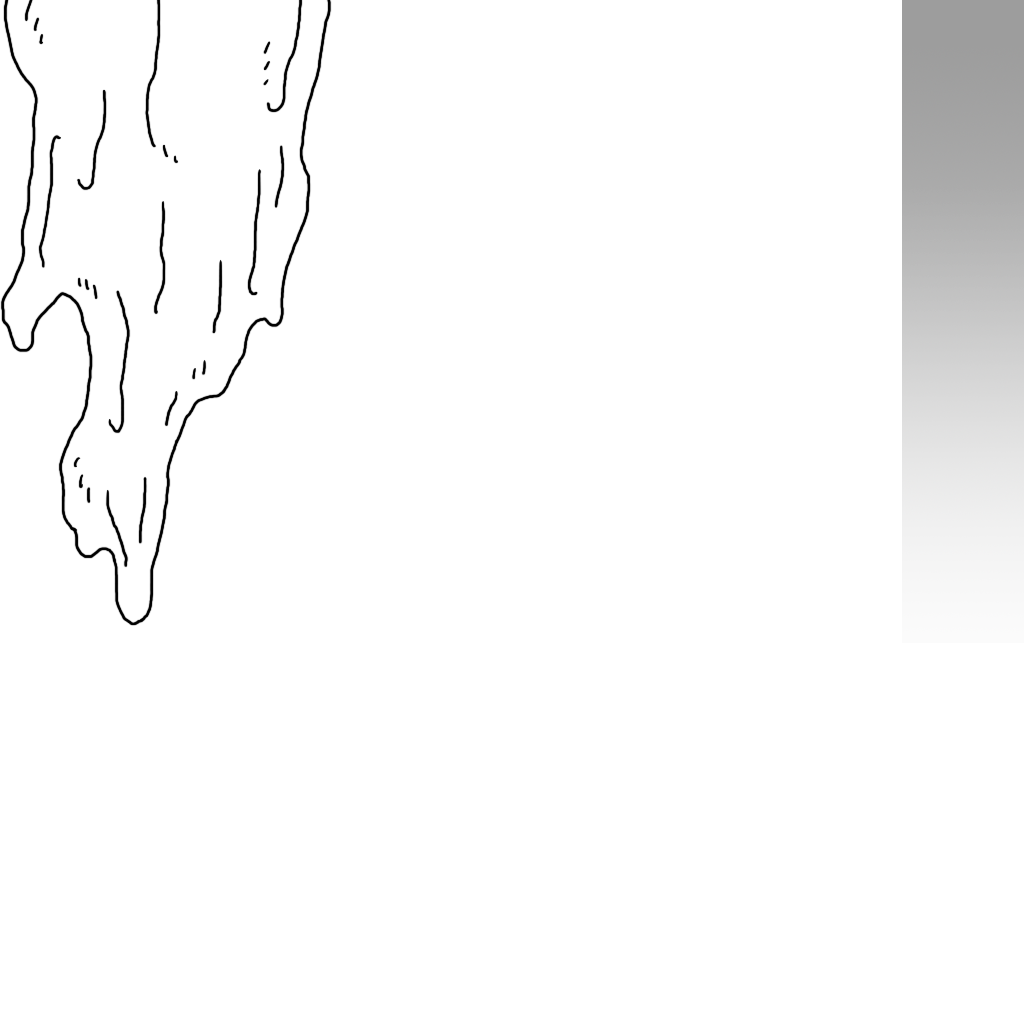
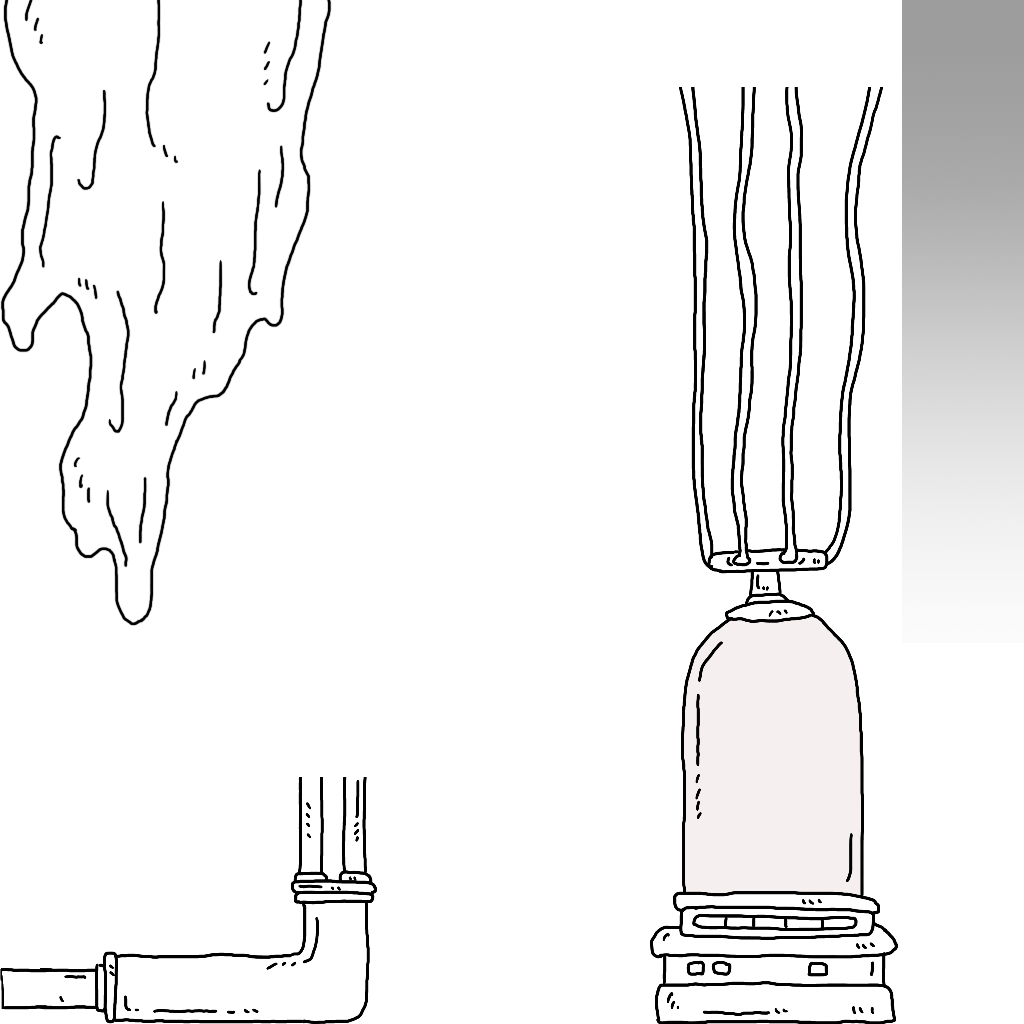
Layers edited between the first and the second 1024px x 1024px image:
added group "ラボ全体" with 2 layers above "無の世界" over [0, 87, 898, 1024]
added layer "レイヤー 4" in group "ラボ全体" over [0, 777, 377, 1024]
added layer "レイヤー 3" in group "ラボ全体" over [650, 87, 898, 1024]
